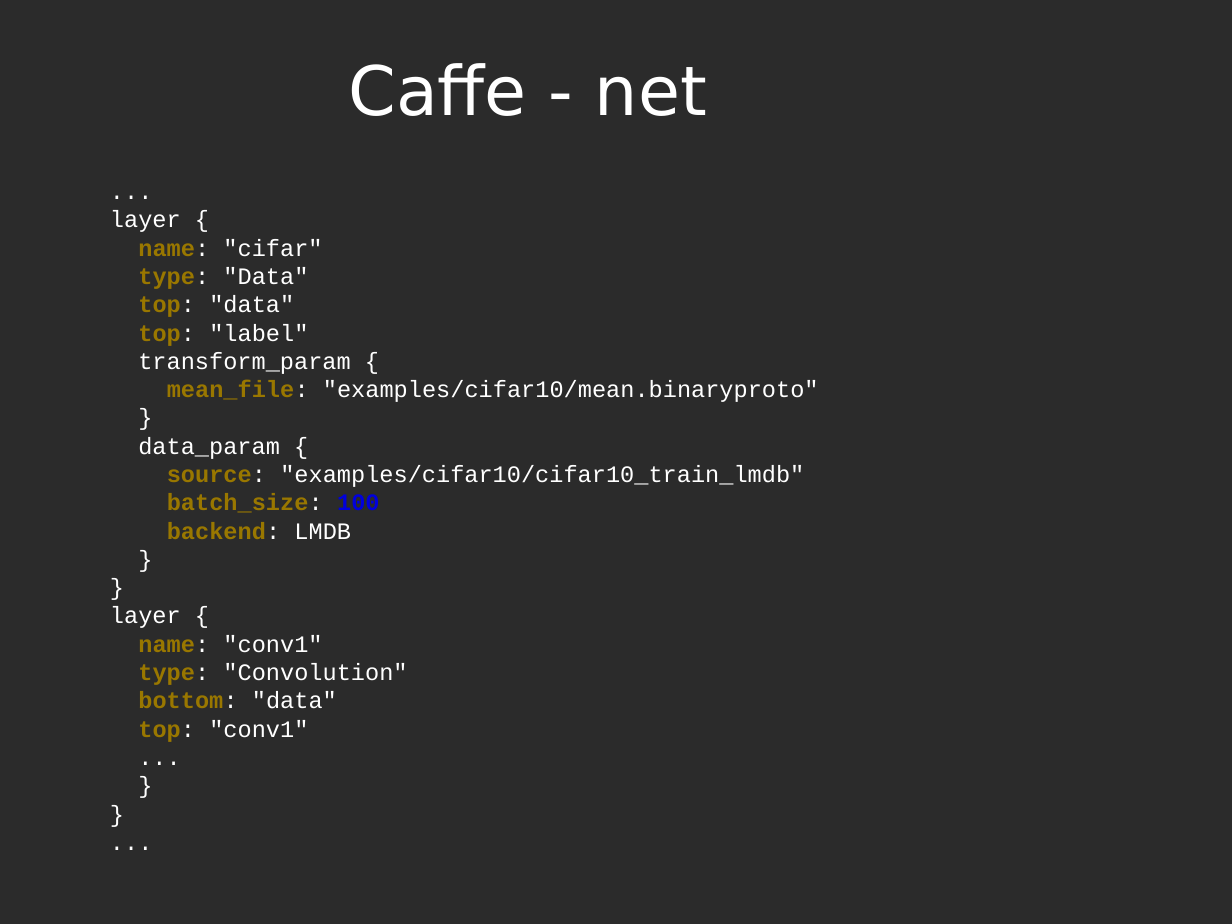
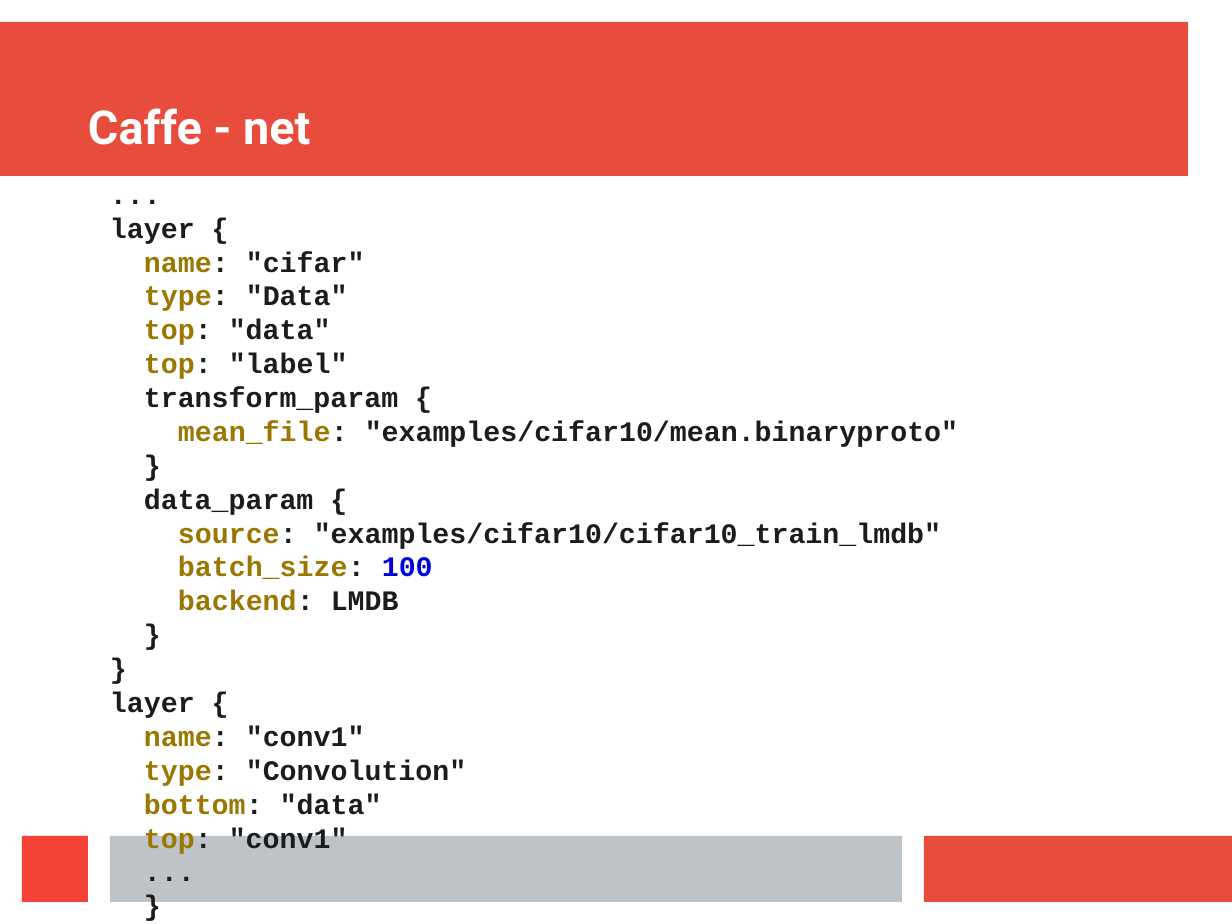
Before and after one commit to Thomas-Tsai/AI-Framework-Study, a slide deck: slide 5 of AI-Framework.odp (slide 6 before the commit). Drawn at 1232x924 pixels with LibreOffice and Linux fonts; fonts in the diff are those of the drawing; background and template pictures are left out; a plain dark background stands for a picture behind light text. Boxes give left, top, right and bottom in pixels: in the first picture for what was removed or moved away, otherwise in the second. Text is boxed around its words. In the diff, an @@ line names an element or a change of style, - is before the commit and + after.

```diff
--- a/AI-Framework.odp
+++ b/AI-Framework.odp
@@ background picture (left out) to #FFFFFF @@
@@ rectangle added at [0,22,1188,177], fill #E74C3C @@
@@ title "Caffe - net" at [88,108,310,145]: size 44 to 30.1 pt, font DejaVu Sans to Roboto, bold on; alignment centre to left; vertical alignment middle to bottom @@
@@ text "... layer { name: "cifar" ..." at [110,218,958,815]: size 15.2 to 18.2 pt; text colour #FFFFFF to #1C1C1C, bold on in "... layer { name: "cifar" type: "Data" ..." @@
@@ rectangle added at [22,836,88,902], fill #F44336 @@
@@ rectangle added at [110,836,902,902], fill #BDC3C7 @@
@@ rectangle added at [925,836,1232,902], fill #E74C3C @@
```
Also in this commit, not shown: 11 other slides changed, 1 slide added, 12 slides removed, 3 other files.
